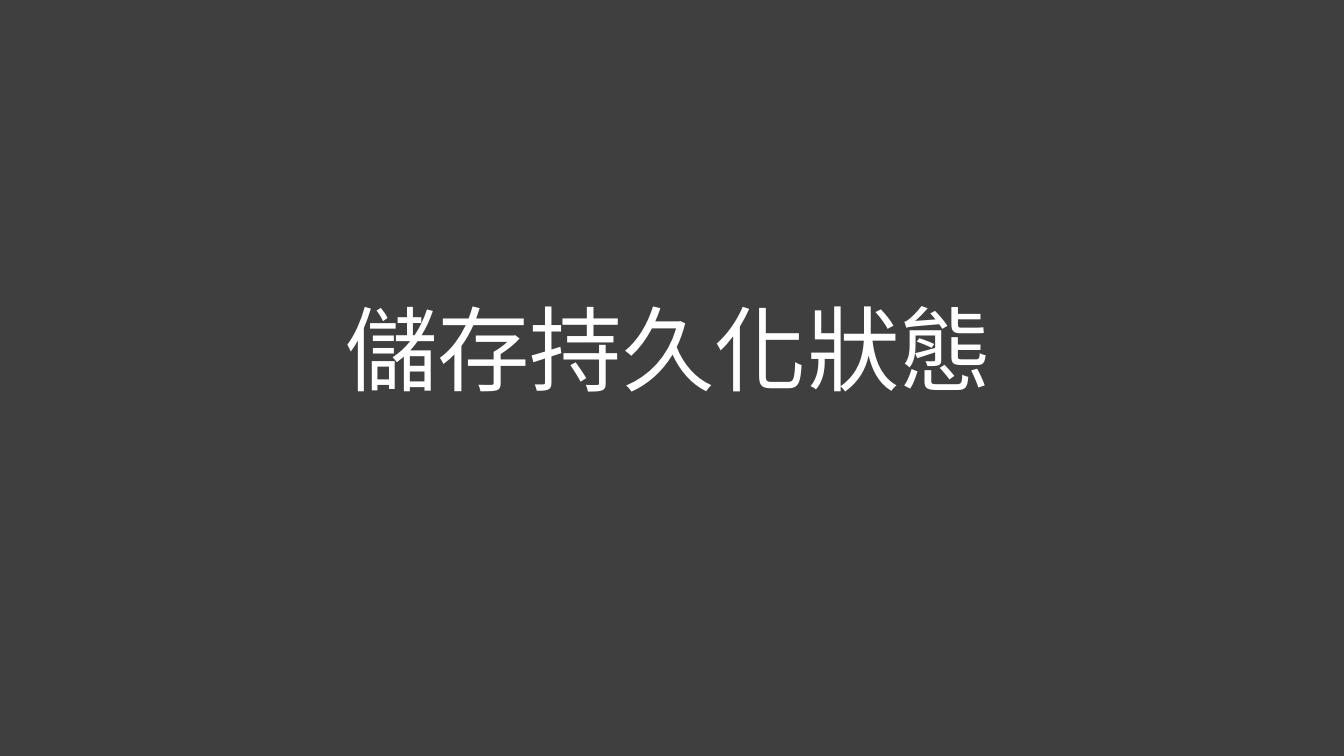
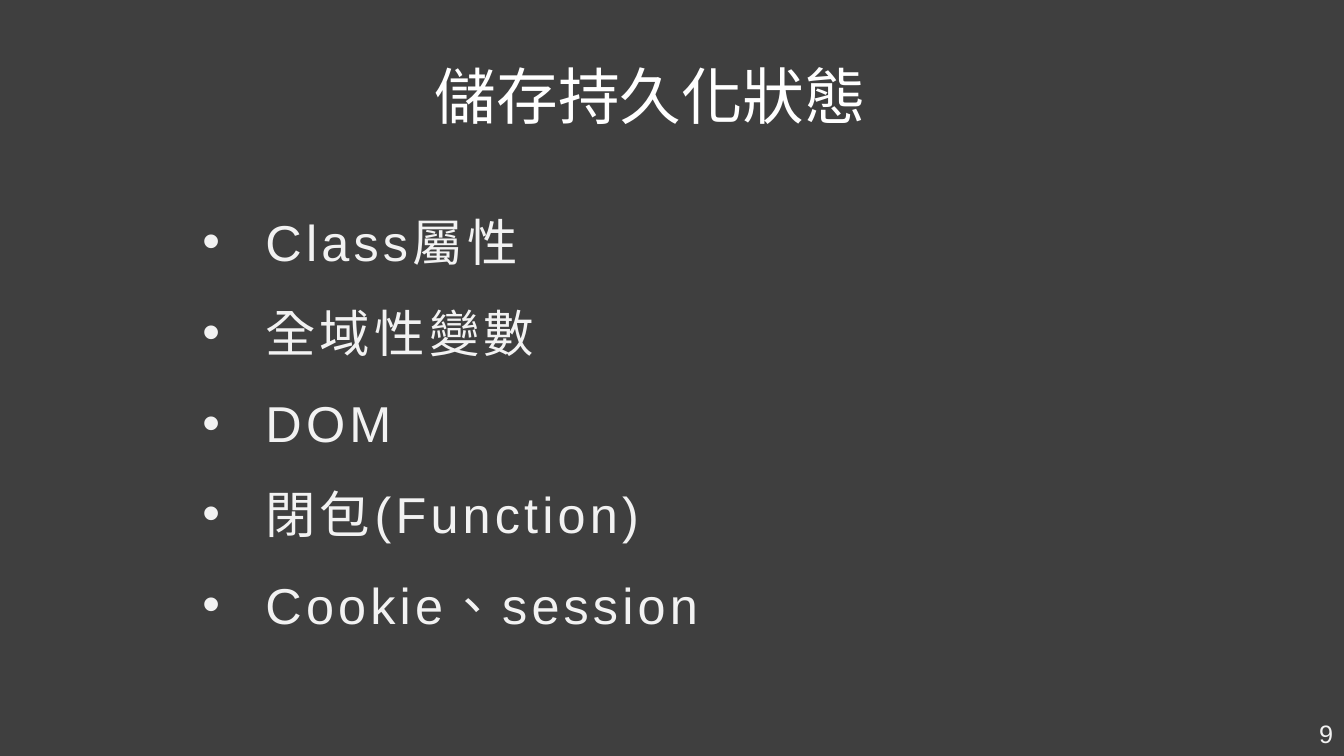
Before and after one commit to Kader-coder/React-Hooks, a slide deck: slide 9 of PPT/React Hooks &.pptx. Drawn at 1344x756 pixels with LibreOffice and Linux fonts; fonts in the diff are those of the drawing. Boxes give left, top, right and bottom in pixels: in the first picture for what was removed or moved away, otherwise in the second. Text is boxed around its words. In the diff, an @@ line names an element or a change of style, - is before the commit and + after.

```diff
--- a/PPT/React Hooks &.pptx
+++ b/PPT/React Hooks &.pptx
@@ text "儲存持久化狀態": place and size @@
-text "儲存持久化狀態" at [345,306,992,392]
+text "儲存持久化狀態" at [435,67,866,124]
@@ text "儲存持久化狀態" at [435,67,866,124]: size 66 to 44 pt; alignment left to centre @@
@@ text added at [265,221,697,625], 36 pt, text #F2F2F2 @@
+• Class屬性
+• 全域性變數
+• DOM
+• 閉包(Function)
+• Cookie、session
@@ page number added at [1319,725,1333,743], 18 pt, text #F2F2F2 @@
+9
```
Also in this commit, not shown: 13 other slides changed, 9 slides added, 4 slides removed, 3 other files.
